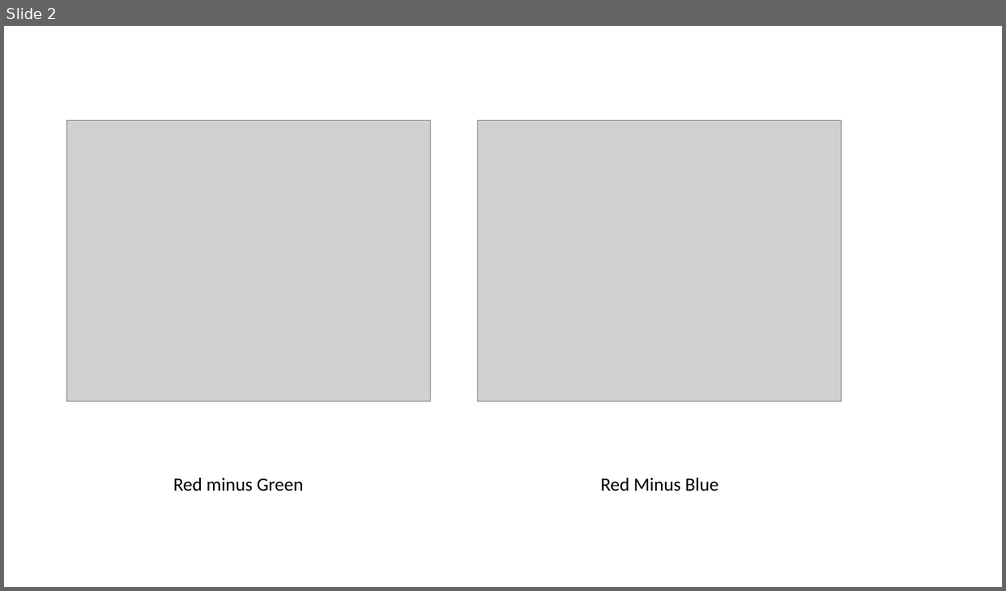
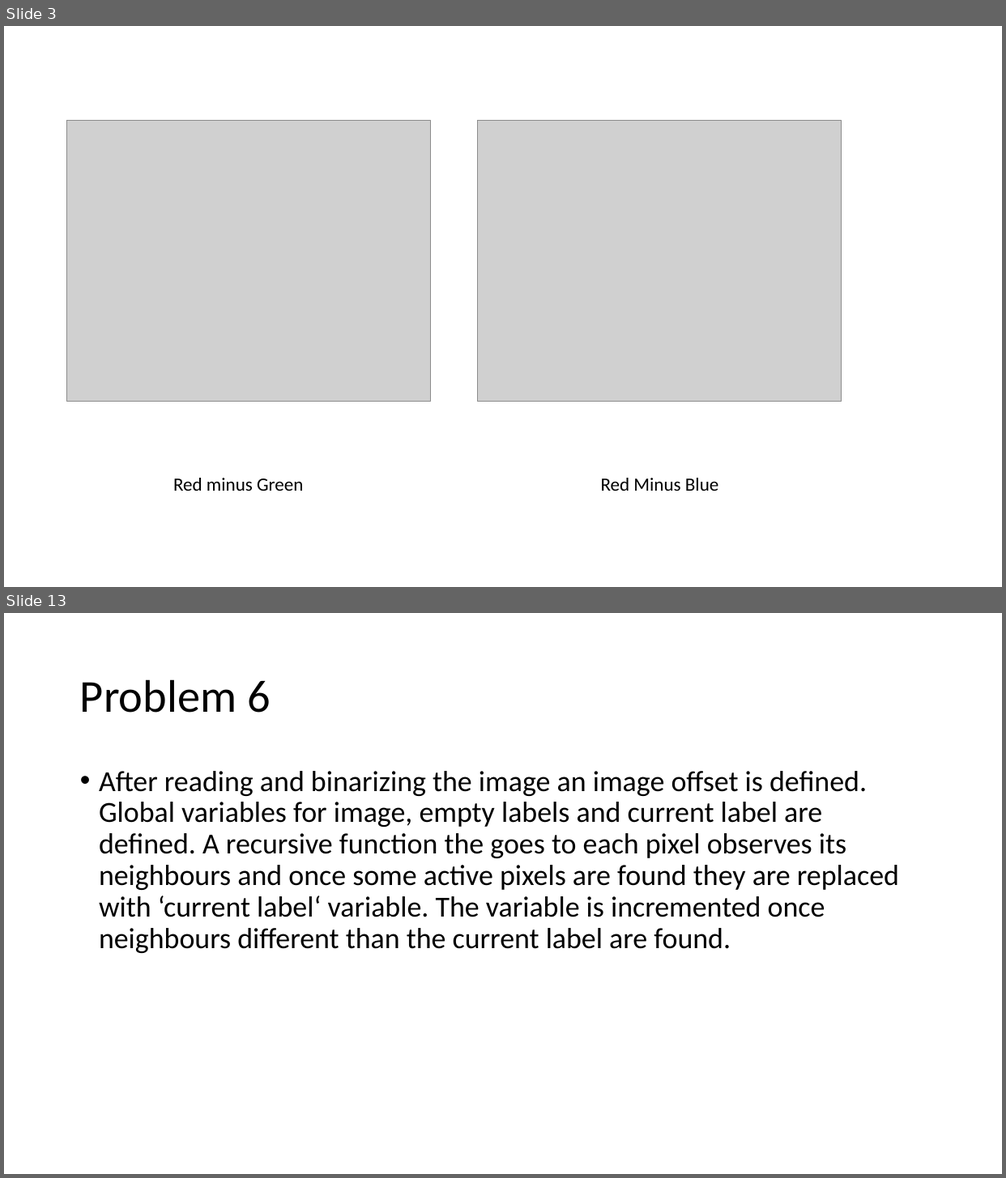
Before and after one commit to Ammartauqir/image_manipulation_MATLAB, a slide deck: ProblemReports.pptx. Shown one above the other, each under a label of ours: slide 2 before the commit, slides 3 and 13 after it; the slides between them are not shown. The pictures are 1006x591 and 1006x1178 pixels, drawn with LibreOffice and Linux fonts; fonts in the diff are those of the drawing; grey boxes stand for pictures. Boxes give left, top, right and bottom in pixels: in the first picture for what was removed or moved away, otherwise in the second. Text is boxed around its words. In the diff, an @@ line names an element or a change of style, - is before the commit and + after.

Commit message:
Completed all problems

```diff
--- a/ProblemReports.pptx
+++ b/ProblemReports.pptx
@@ slide 13 added at box(4, 613, 1002, 1174), background #FFFFFF @@
@@ title added at box(80, 679, 270, 713), 44 pt, text #000000 @@
+Problem 6
@@ text added at box(99, 771, 899, 953), 28 pt, text #000000 @@
+• After reading and binarizing the image an image offset is defined. Global variables for image, empty labels and current label are defined. A recursive function the goes to each pixel observes its neighbours and once some active pixels are found they are replaced with ‘current label‘ variable. The variable is incremented once neighbours different than the current label are found.
@@ what was slide 2 is now slide 3 @@
```
Also in this commit, not shown: 10 other slides added, 1 slide removed, 9 other files.
